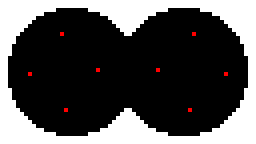
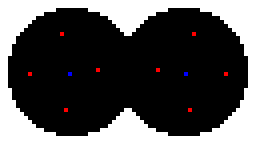
Before/after of a (256, 144) layered artwork. What changed in the layer stack:
painted on "Layer 2" over [left=68, top=72, right=188, bottom=76]
